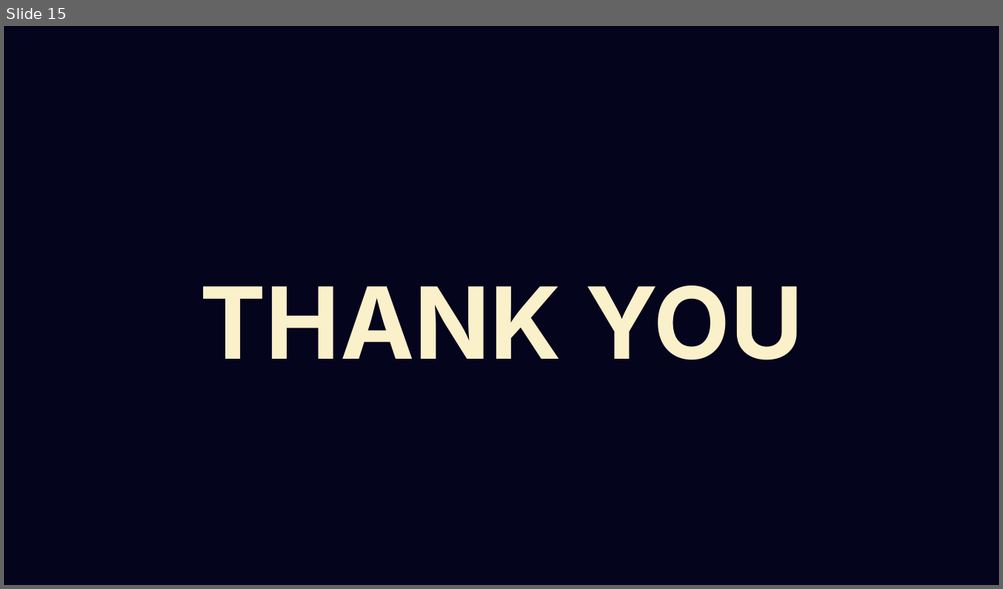
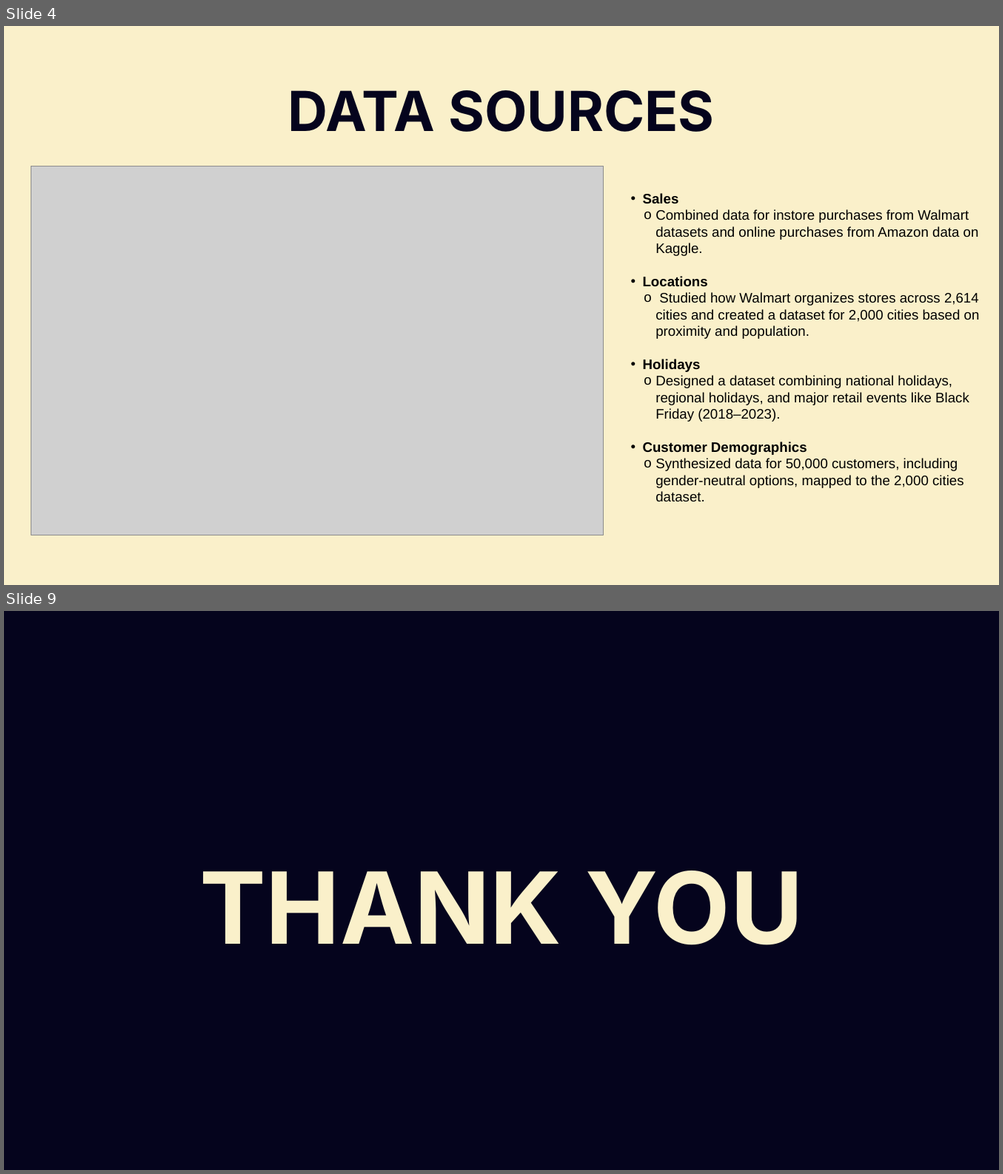
Before and after one commit to nair-j-karthik/DS-5110, a slide deck: docs/Final Presenation.pptx. Shown one above the other, each under a label of ours: slide 15 before the commit, slides 4 and 9 after it; the slides between them are not shown. The pictures are 1003x589 and 1003x1174 pixels, drawn with LibreOffice and Linux fonts; fonts in the diff are those of the drawing; grey boxes stand for pictures; background and template pictures are left out. Boxes give left, top, right and bottom in pixels: in the first picture for what was removed or moved away, otherwise in the second. Text is boxed around its words. In the diff, an @@ line names an element or a change of style, - is before the commit and + after.

```diff
--- a/docs/Final Presenation.pptx
+++ b/docs/Final Presenation.pptx
@@ slide 4 added at <box>4,26,999,585</box>, background #FAF0CA @@
@@ text added at <box>288,90,714,132</box>, 80 pt, text #05041D, bold @@
+DATA SOURCES
@@ picture added at <box>31,166,603,535</box> @@
@@ text added at <box>643,193,979,503</box>, 20 pt, text #000000 @@
+• Sales
+  o Combined data for instore purchases from Walmart datasets and online purchases from Amazon data on Kaggle.
+• Locations
+  o Studied how Walmart organizes stores across 2,614 cities and created a dataset for 2,000 cities based on proximity and population.
+• Holidays
+  o Designed a dataset combining national holidays, regional holidays, and major retail events like Black Friday (2018–2023).
+• Customer Demographics
+  o Synthesized data for 50,000 customers, including gender-neutral options, mapped to the 2,000 cities dataset.
@@ what was slide 15 is now slide 9 @@
```
Also in this commit, not shown: 4 slides changed, 3 other slides added, 10 slides removed.
